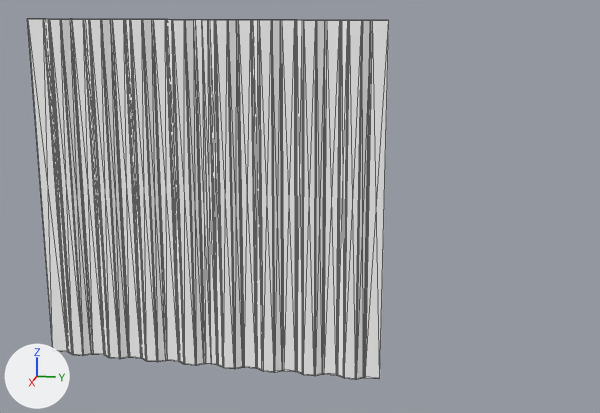
The glTF model public/models/sprayfoam/40/standard/sprayfoam-back.glb, before and after one commit.
Rendered twice from a camera (50 mm lens) standing at (17.12, 2.86, 2.59) and looking at (12.04, 1.85, 1.32). The axes (+X, +Y, +Z) are drawn at lower left. The lights are the same throughout. Mesh edges are drawn as thin lines. Vertices at the same position are counted once.
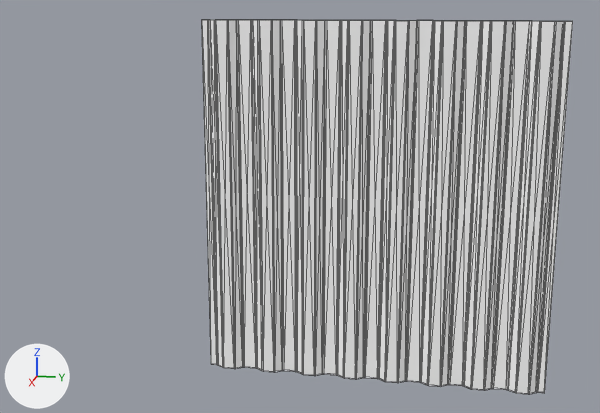
The newer file is also turned or shifted as a whole; pictures and numbers use the older file's frame.

What differs and where, as boxes [x1, y1, x2, y2] in the pictures (600 x 413 px):
'Mesh_0', reshaped (98% wider): before [202, 20, 389, 379]; after [202, 20, 573, 394]
'Mesh_1', deleted: before [27, 19, 211, 365]

The change, as a diff of the scene's bpy script:
```diff
--- a/public/models/sprayfoam/40/standard/sprayfoam-back.glb.py
+++ b/public/models/sprayfoam/40/standard/sprayfoam-back.glb.py
@@ me_mesh_0 @@
 # used by ob_mesh_0; location = (0.0, 0.0, 0.0)
-me_mesh_0.from_pydata(...)  # 136 vertices, 268 faces; spans x 12.04..12.08, y 1.23..2.39, z 0.17..2.48
+me_mesh_0.from_pydata(...)  # 266 vertices, 528 faces; spans x 12.04..12.08, y 1.23..3.43, z 0.17..2.48
+# me_mesh_0 part 1
+# 4 vertices are removed from x 12.04, y 2.39, z 0.17..2.48
+# 54 faces are deleted
+# 12 vertices move within x 12.04, y 1.23..2.29, z 0.17..2.48
+# 64 vertices are added at x 12.04..12.08, y 2.38..3.43, z 2.48
+# 6 new vertices lie (0.0, 0.08, 0.0) away from vertices in x 12.04..12.07, y 1.6..2.29, z 0.17..2.48
+# 64 new vertices lie (0.0, 0.0, -2.31) away from vertices in x 12.04..12.08, y 2.38..3.43, z 2.48
+# 314 new faces join them
 me_mesh_0.materials.append(mat_material_0)
@@ ob_mesh_1 @@
-ob_mesh_1 = bpy.data.objects.new('Mesh_1', me_mesh_1)
-ob_mesh_1.location = (0.0, 0.0, 0.0)
```
